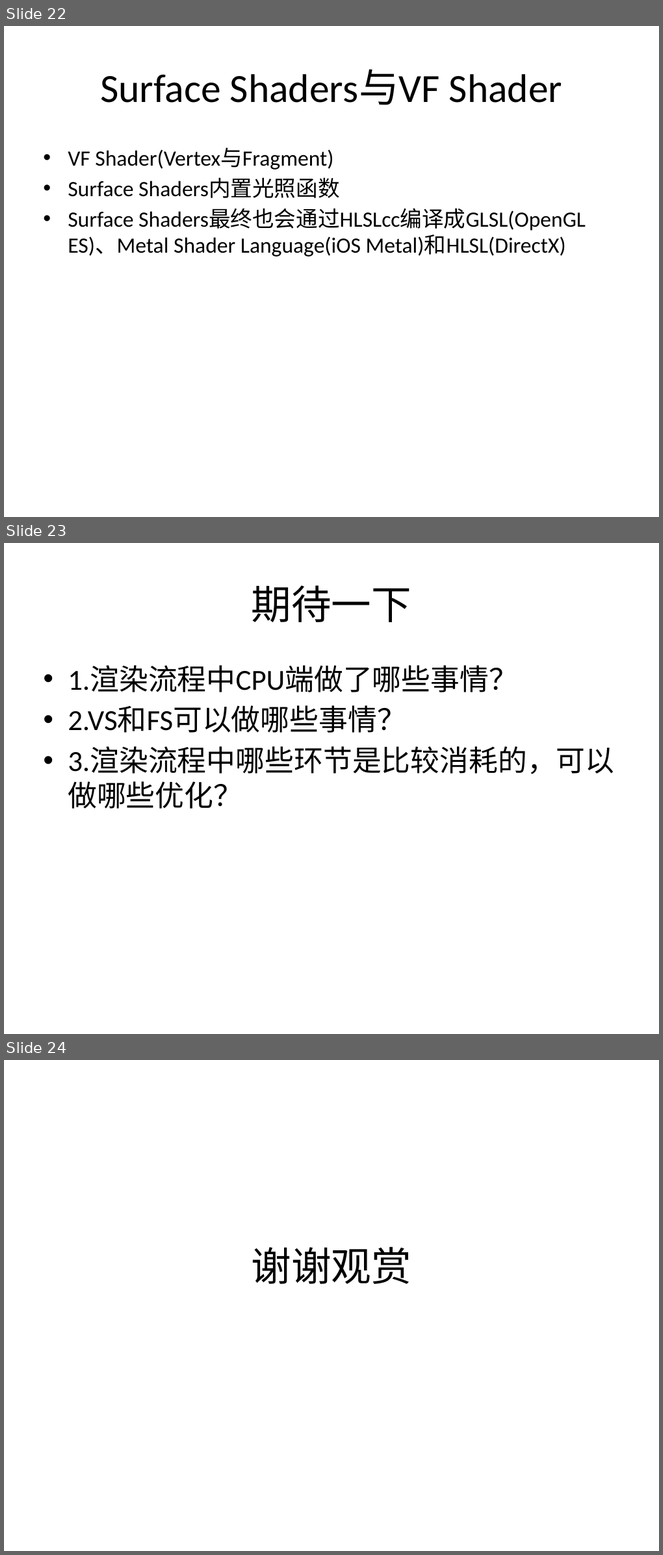
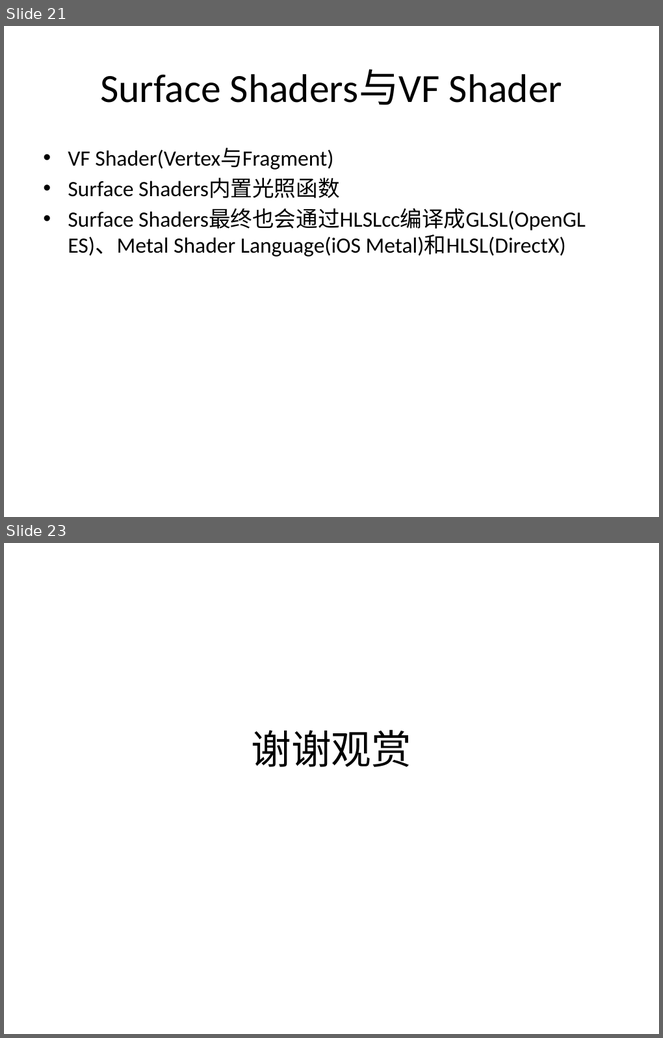
Before and after one commit to eangulee/UnityPerformanceOptimization, a slide deck: GPU Render Pipepline.pptx. Shown one above the other, each under a label of ours: slides 22, 23 and 24 before the commit, slides 21 and 23 after it; the slides between them are not shown. The pictures are 663x1555 and 663x1038 pixels, drawn with LibreOffice and Linux fonts; fonts in the diff are those of the drawing. Boxes give left, top, right and bottom in pixels: in the first picture for what was removed or moved away, otherwise in the second. Text is boxed around its words. In the diff, an @@ line names an element or a change of style, - is before the commit and + after.

Commit message:
更新

```diff
--- a/GPU Render Pipepline.pptx
+++ b/GPU Render Pipepline.pptx
@@ slide 23 removed at [4, 543, 659, 1034], background #FFFFFF @@
@@ title removed at [252, 585, 412, 622] @@
-期待一下
@@ text removed at [68, 666, 614, 809] @@
-• 1.渲染流程中CPU端做了哪些事情？
-• 2.VS和FS可以做哪些事情？
-• 3.渲染流程中哪些环节是比较消耗的，可以做哪些优化？
@@ what was slide 22 is now slide 21 @@
@@ what was slide 24 is now slide 23 @@
```
